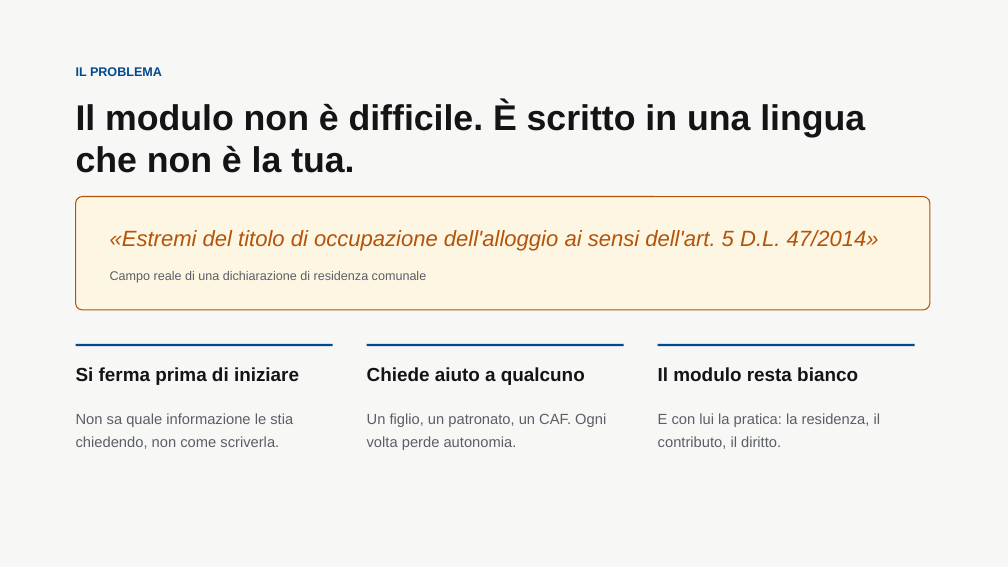
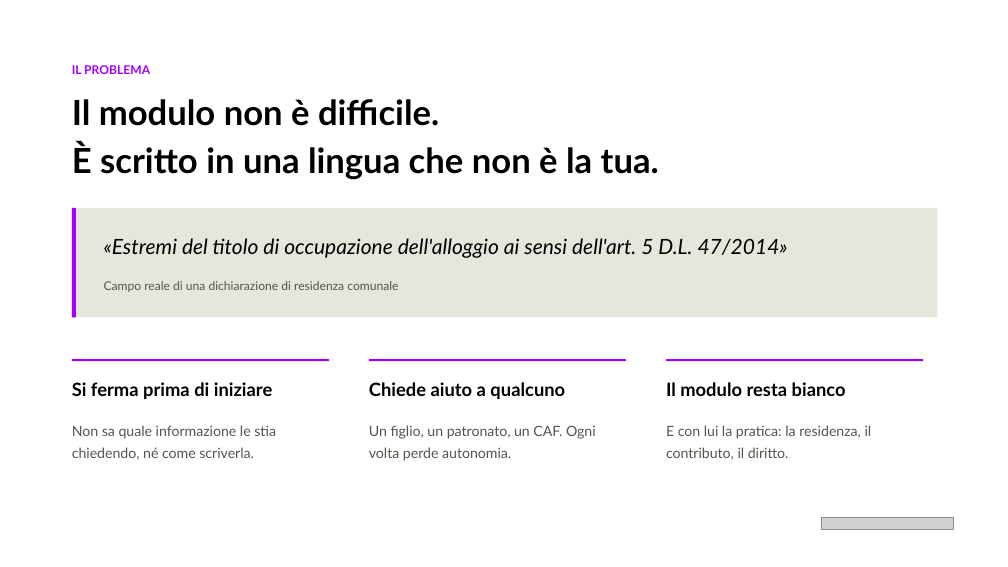
Before and after one commit to lucaCapocciAcn/hagenthon, a slide deck: slide 2 of app/presentation/un-campo-alla-volta.pptx. Drawn at 1008x567 pixels with LibreOffice and Linux fonts; fonts in the diff are those of the drawing; grey boxes stand for pictures. Boxes give left, top, right and bottom in pixels: in the first picture for what was removed or moved away, otherwise in the second. Text is boxed around its words. In the diff, an @@ line names an element or a change of style, - is before the commit and + after.

```diff
--- a/app/presentation/un-campo-alla-volta.pptx
+++ b/app/presentation/un-campo-alla-volta.pptx
@@ rectangle removed at (x1=0, y1=0, x2=1008, y2=567) @@
@@ text "IL PROBLEMA" at (x1=72, y1=65, x2=150, y2=74): size 12 to 11.5 pt, font Arial to Lato, text colour #004A8F to #A100FF @@
@@ text "Il modulo non è difficile. ..." at (x1=72, y1=99, x2=659, y2=180): size 34 to 33 pt, font Arial to Lato, text colour #141416 to #000000; line spacing 1 to 1.15 @@
@@ rectangle resized from (x1=76, y1=197, x2=930, y2=310) to (x1=72, y1=208, x2=938, y2=318) @@
@@ rectangle at (x1=72, y1=208, x2=938, y2=318): rounded rectangle to rectangle; fill #FDF6E3 to #E6E6DC; outline #B45309 1 pt to none @@
@@ rectangle added at (x1=72, y1=208, x2=76, y2=318), fill #A100FF @@
@@ text "«Estremi del titolo di occupazione ..." moved from (x1=110, y1=230, x2=879, y2=251) to (x1=104, y1=238, x2=788, y2=258) @@
@@ text "«Estremi del titolo di occupazione ..." at (x1=104, y1=238, x2=788, y2=258): size 21 to 20 pt, font Arial to Lato, text colour #B45309 to #000000 @@
@@ text "Campo reale di una dichiarazione ..." moved from (x1=110, y1=271, x2=427, y2=283) to (x1=104, y1=281, x2=398, y2=292) @@
@@ text "Campo reale di una dichiarazione ..." at (x1=104, y1=281, x2=398, y2=292): size 12 to 11.5 pt, font Arial to Lato, text colour #5A5F66 to #55554E @@
@@ rectangle moved from (x1=76, y1=344, x2=333, y2=346) to (x1=72, y1=359, x2=329, y2=361) @@
@@ rectangle moved from (x1=367, y1=344, x2=624, y2=346) to (x1=369, y1=359, x2=626, y2=361) @@
@@ fill #004A8F to #A100FF in 3 elements at (x1=369, y1=359, x2=626, y2=361), (x1=72, y1=359, x2=329, y2=361), (x1=666, y1=359, x2=923, y2=361) @@
@@ rectangle moved from (x1=658, y1=344, x2=915, y2=346) to (x1=666, y1=359, x2=923, y2=361) @@
@@ text "Si ferma prima di iniziare" moved from (x1=76, y1=367, x2=299, y2=385) to (x1=72, y1=382, x2=273, y2=399) @@
@@ text "Chiede aiuto a qualcuno" moved from (x1=367, y1=367, x2=585, y2=385) to (x1=369, y1=382, x2=565, y2=399) @@
@@ size 18 to 17.5 pt, font Arial to Lato, text colour #141416 to #000000 in 3 elements at (x1=369, y1=382, x2=565, y2=399), (x1=72, y1=382, x2=273, y2=399), (x1=666, y1=382, x2=846, y2=396) @@
@@ text "Il modulo resta bianco" moved from (x1=658, y1=367, x2=858, y2=381) to (x1=666, y1=382, x2=846, y2=396) @@
@@ text "Un figlio, un patronato, un ..." moved from (x1=367, y1=413, x2=606, y2=450) to (x1=369, y1=425, x2=596, y2=461) @@
@@ text "Un figlio, un patronato, un ..." at (x1=369, y1=425, x2=596, y2=461): size 14 to 13.5 pt, font Arial to Lato, text colour #5A5F66 to #55554E @@
@@ text "E con lui la pratica: ..." at (x1=666, y1=425, x2=872, y2=460): size 14 to 13.5 pt, font Arial to Lato, text colour #5A5F66 to #55554E @@
@@ text "E con lui la pratica: ..." moved from (x1=658, y1=413, x2=881, y2=449) to (x1=666, y1=425, x2=872, y2=460) @@
@@ text at (x1=72, y1=425, x2=276, y2=460): text changed; size 14 to 13.5 pt; font Arial to Lato; text colour #5A5F66 to #55554E @@
-Non sa quale informazione le stia chiedendo, non come scriverla.
+Non sa quale informazione le stia chiedendo, né come scriverla.
@@ picture added at (x1=821, y1=517, x2=954, y2=529) @@
```
Also in this commit, not shown: 6 other slides changed, 5 other files.
